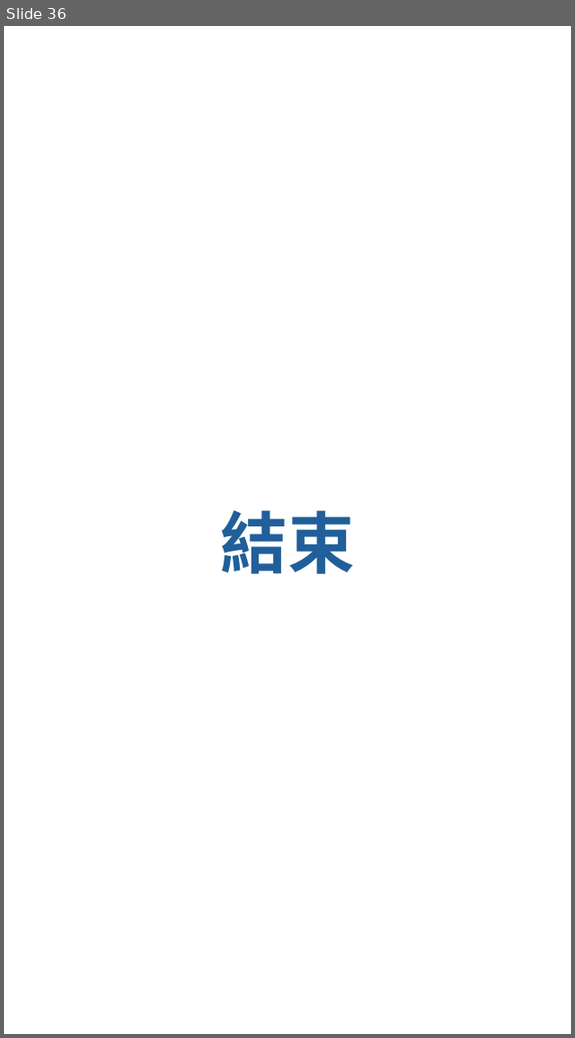
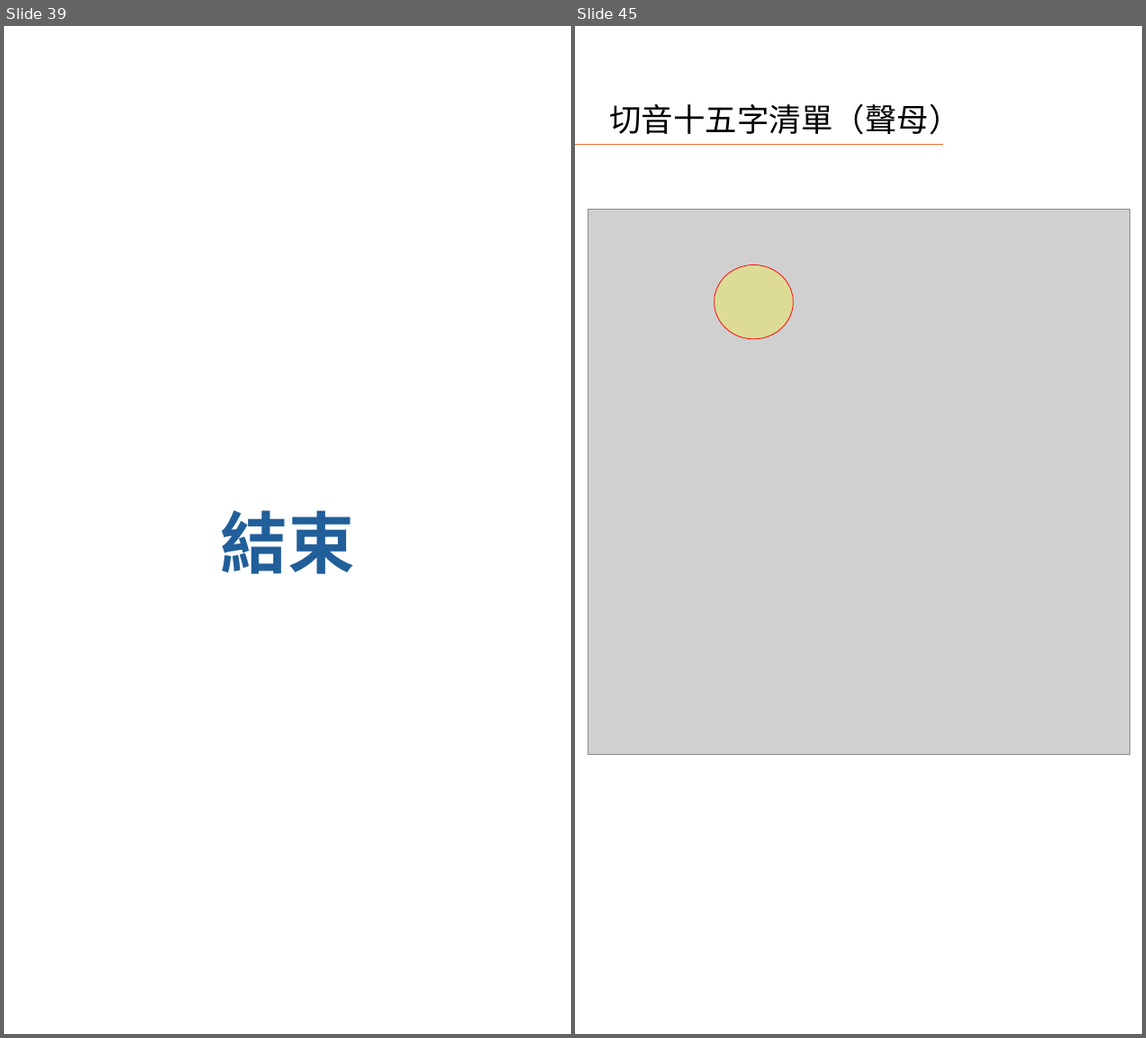
Before and after one commit to AlanJui/rime-tlpa, a slide deck: docs/guide/十五音輸入法簡介.pptx. Shown side by side, each under a label of ours: slide 36 before the commit, slides 39 and 45 after it; the slides between them are not shown. The pictures are 575x1038 and 1146x1038 pixels, drawn with LibreOffice and Linux fonts; fonts in the diff are those of the drawing; grey boxes stand for pictures. Boxes give left, top, right and bottom in pixels: in the first picture for what was removed or moved away, otherwise in the second. Text is boxed around its words. In the diff, an @@ line names an element or a change of style, - is before the commit and + after.

```diff
--- a/docs/guide/十五音輸入法簡介.pptx
+++ b/docs/guide/十五音輸入法簡介.pptx
@@ slide 45 added at (575, 26, 1142, 1034), background #FFFFFF @@
@@ title added at (609, 103, 960, 135), 45.6 pt, text #000000 @@
+切音十五字清單（聲母）
@@ line added from (575, 145) to (942, 145), #0F9ED5 2 pt @@
@@ picture added at (588, 210, 1129, 754) @@
@@ ellipse added at (715, 264, 793, 339), fill #FFFF00 at 27% opacity, outline #FF0000 1 pt @@
@@ what was slide 36 is now slide 39 @@
```
Also in this commit, not shown: 5 slides changed, 10 other slides added, 2 slides removed, 19 other files.
